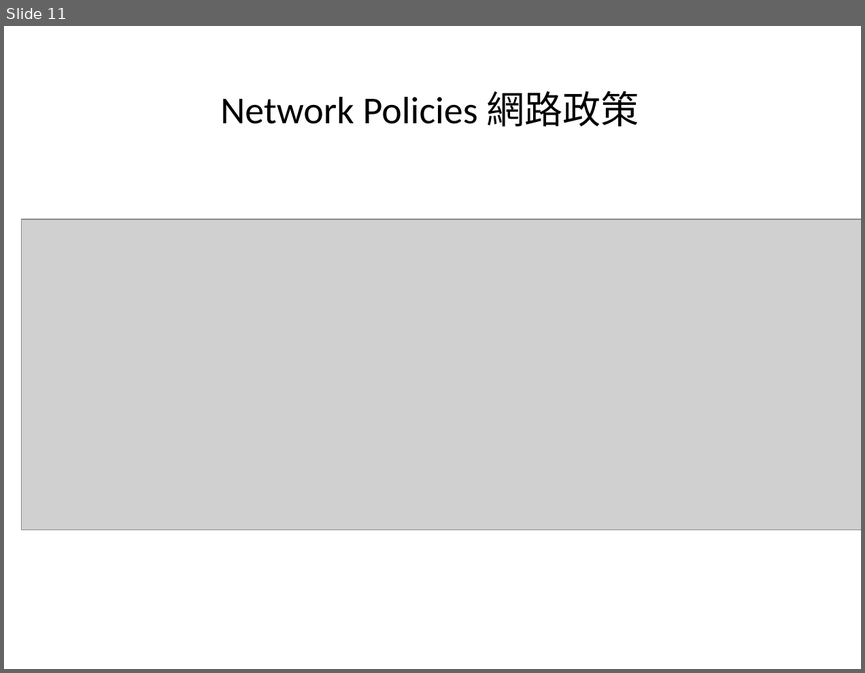
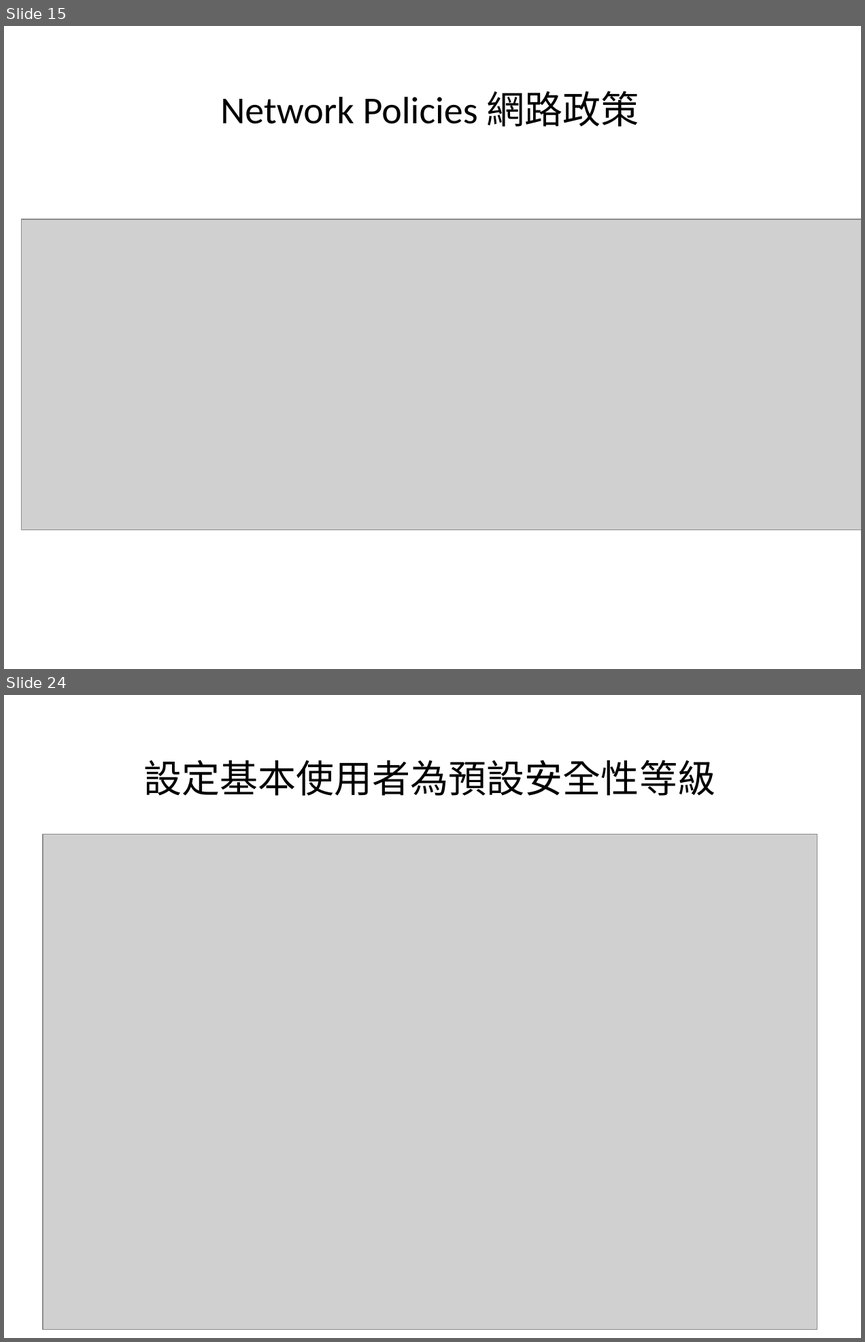
Before and after one commit to 4080E68/S108001484, a slide deck: 0329/0329.pptx. Shown one above the other, each under a label of ours: slide 11 before the commit, slides 15 and 24 after it; the slides between them are not shown. The pictures are 865x673 and 865x1342 pixels, drawn with LibreOffice and Linux fonts; fonts in the diff are those of the drawing; grey boxes stand for pictures. Boxes give left, top, right and bottom in pixels: in the first picture for what was removed or moved away, otherwise in the second. Text is boxed around its words. In the diff, an @@ line names an element or a change of style, - is before the commit and + after.

```diff
--- a/0329/0329.pptx
+++ b/0329/0329.pptx
@@ slide 24 added at bbox=[4, 695, 861, 1338], background #FFFFFF @@
@@ text added at bbox=[144, 760, 715, 796], 32 pt, text #000000 @@
+設定基本使用者為預設安全性等級
@@ picture added at bbox=[43, 834, 817, 1329] @@
@@ what was slide 11 is now slide 15 @@
```
Also in this commit, not shown: 13 other slides added, 1 slide removed.
